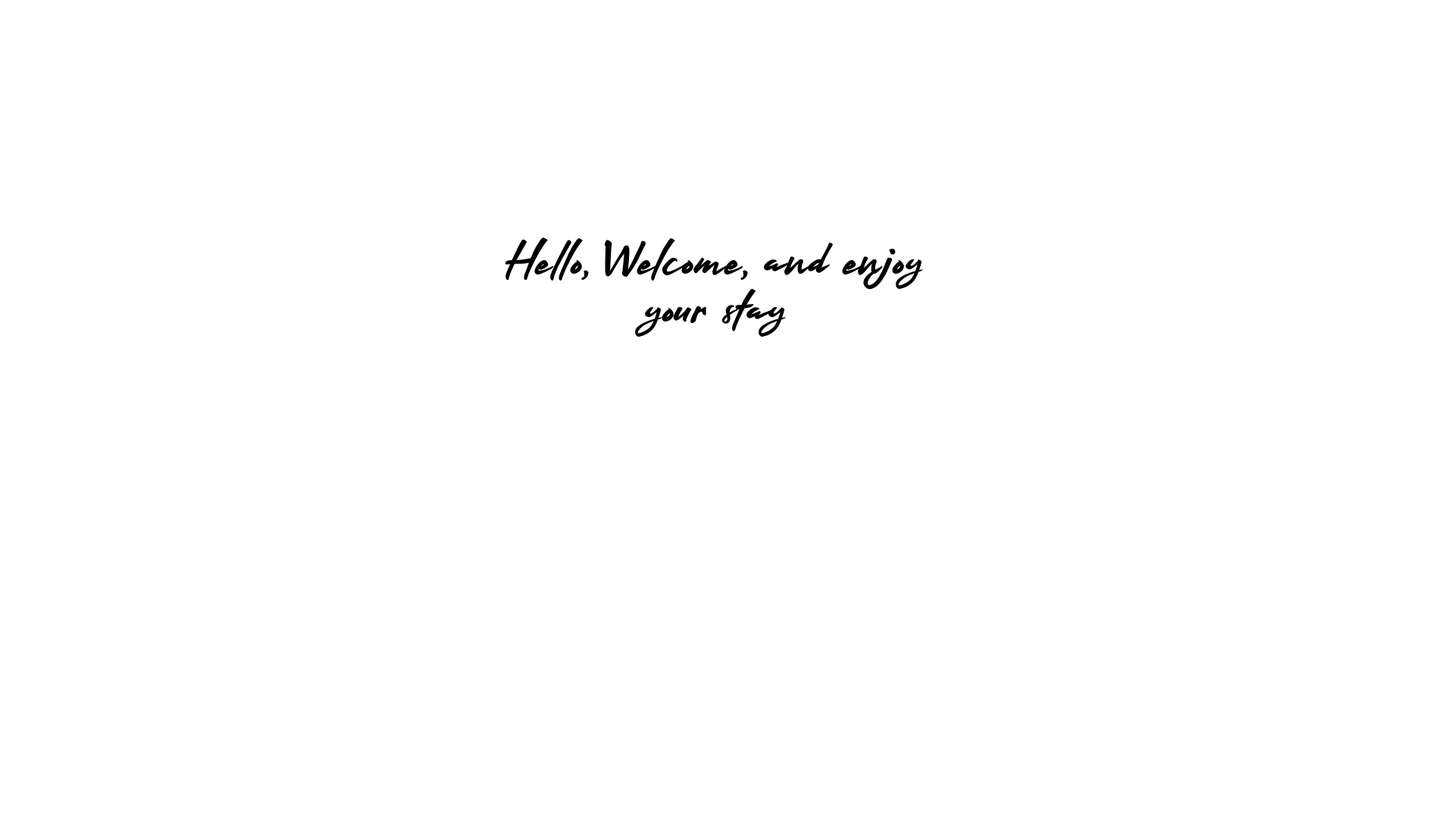
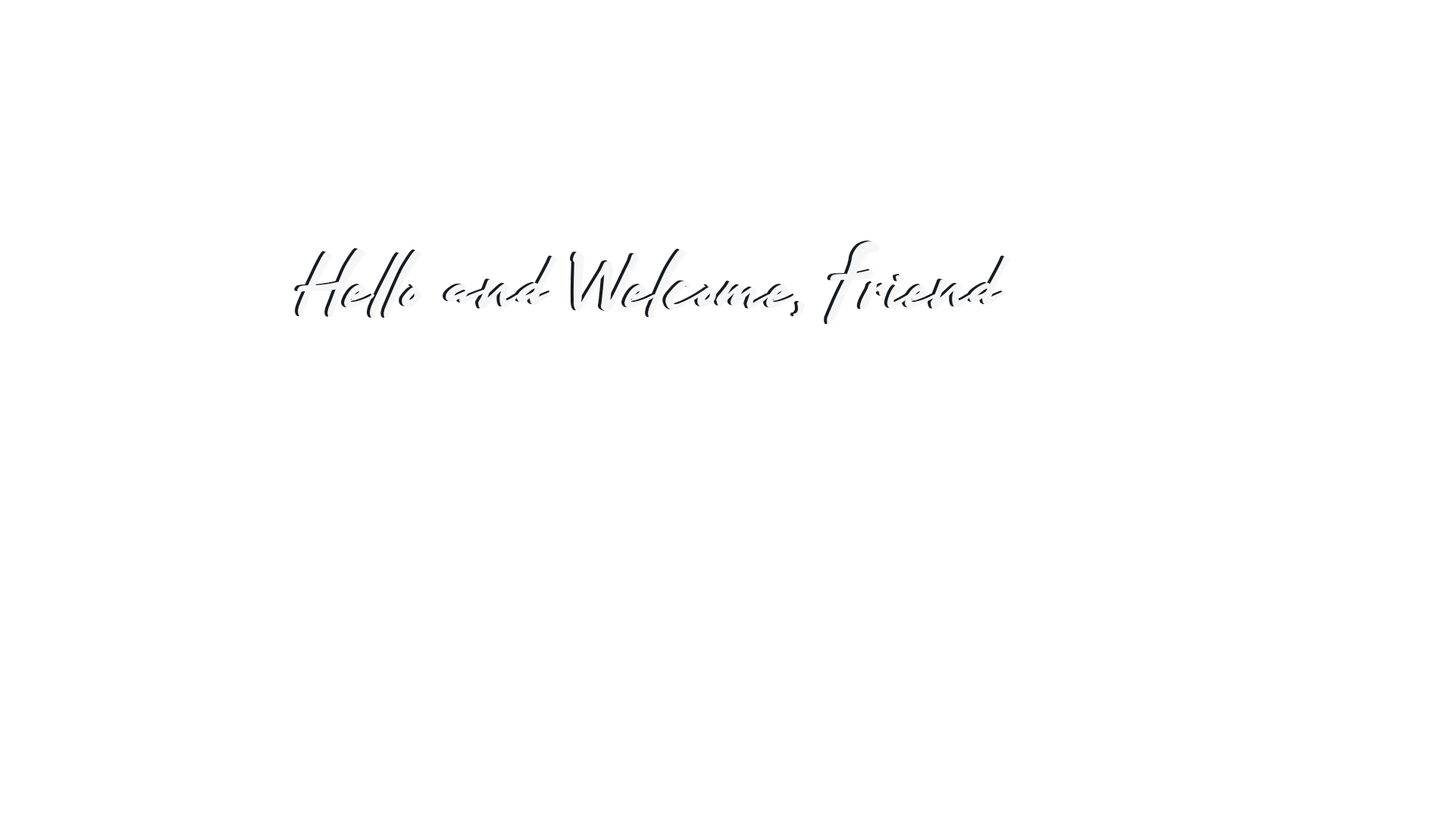
Layers edited between the first and the second 1455 × 819 image:
renamed "Hello, Welcome, and enjoy your..." to "Hello and Welcome, Friend", painted on it over [297, 237, 1010, 337]
added layer "Hello and Welcome, Friend #1" above "Layer" over [294, 240, 1007, 325]
